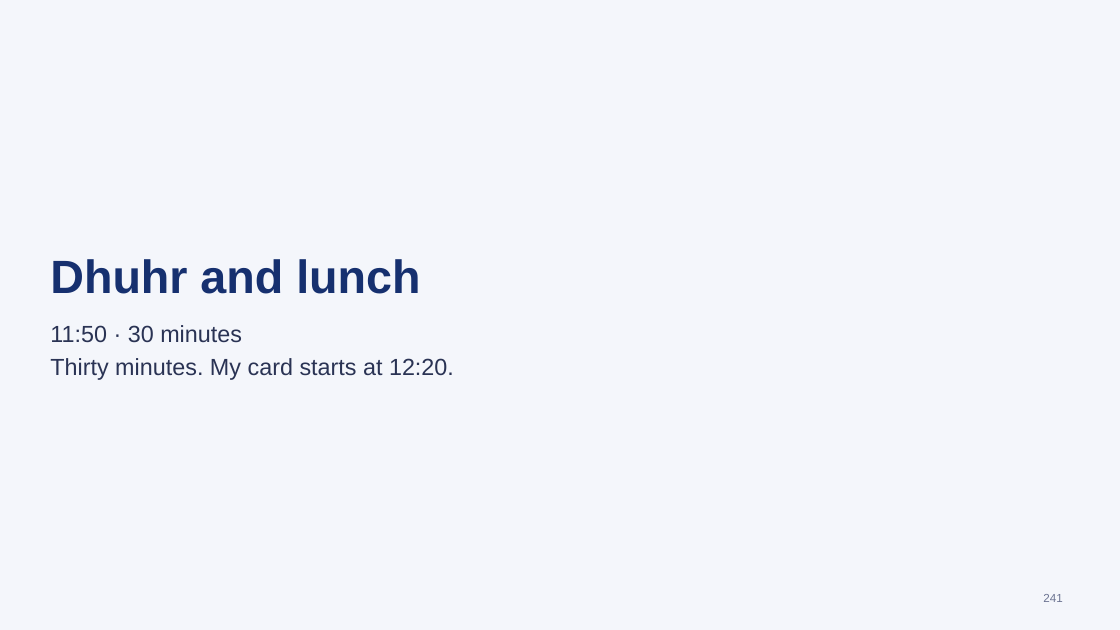
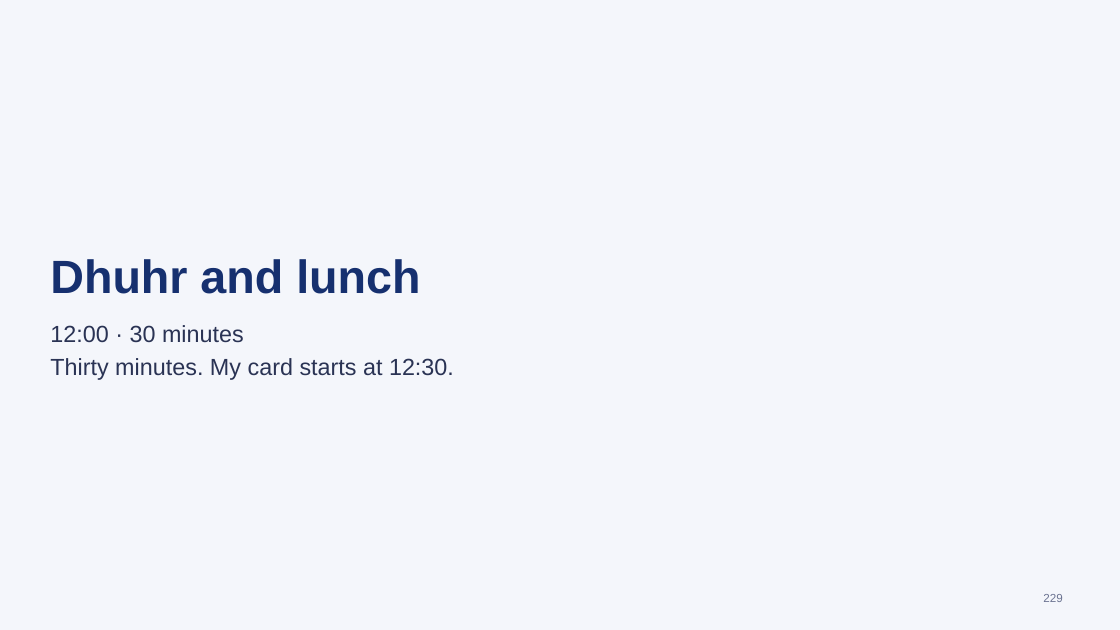
Before and after one commit to Iced377/bibf-arla, a slide deck: slide 229 of outputs/BIBF-Arla-Facilitator.pptx (slide 241 before the commit). Drawn at 1120x630 pixels with LibreOffice and Linux fonts; fonts in the diff are those of the drawing. Boxes give left, top, right and bottom in pixels: in the first picture for what was removed or moved away, otherwise in the second. Text is boxed around its words. In the diff, an @@ line names an element or a change of style, - is before the commit and + after.

```diff
--- a/outputs/BIBF-Arla-Facilitator.pptx
+++ b/outputs/BIBF-Arla-Facilitator.pptx
@@ text at [50,325,454,380]: text changed @@
-11:50 · 30 minutes
-Thirty minutes. My card starts at 12:20.
+12:00 · 30 minutes
+Thirty minutes. My card starts at 12:30.
@@ page number at [1043,594,1062,602]: text changed @@
-241
+229
```
Also in this commit, not shown: 13 other slides changed, 1 slide added, 1 slide removed, 5 other files.
